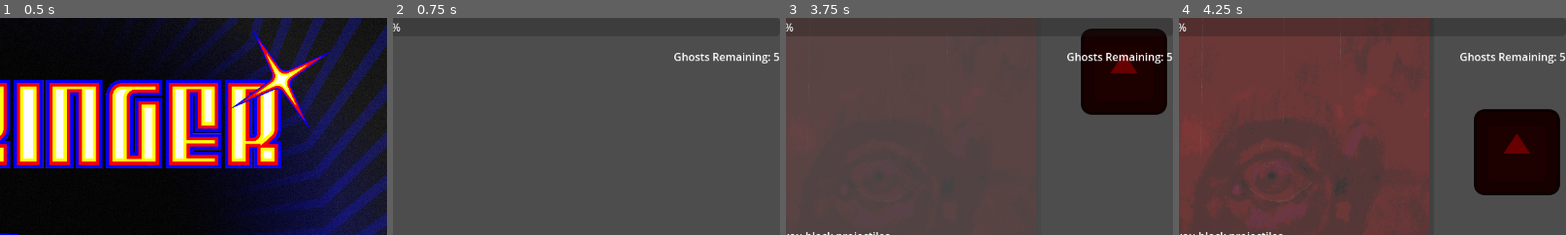
Above: before the commit, frames 1-4 (left to right).
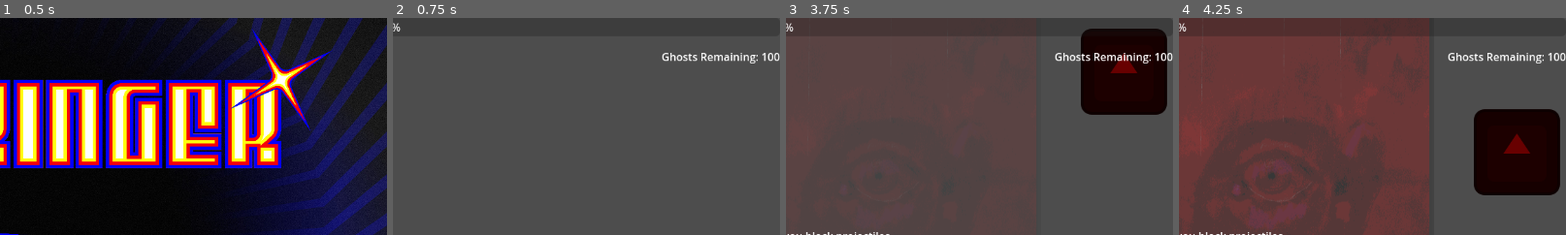
Above: after the commit, the same moments.

Repository: NovaTome/ntgamejam2025
Game: Godot game, scene res://Scenes/root.tscn
The game is run twice, just before and just after one commit, with the same random seed, the same clock (stepped at 60 frames per second) and the same inputs. The engine's default icon, where the game draws it, is replaced by a stand-in: a white triangle on a blue panel in a dark square.
Inputs (mouse positions are % of the whole screen's width and height, from its top left):
- Up to frame 1 (0.5 s): no input
- Up to frame 2 (0.75 s): click "Start" at 0.5 s
- Up to frame 3 (3.75 s): tap Enter at 1.25 s; move the mouse to (72, 45) at 1.27 s; hold D (right) 1.28-2.03 s; hold X (spawn) 1.28-2.03 s; move the mouse to (30, 55) at 2.02 s; hold S (down) 2.03-2.78 s; tap Space (fire) at 2.1, 3.5 s; tap X (spawn) at 2.3, 3.6 s; move the mouse to (60, 28) at 2.77 s; hold D (right) 2.78-3.53 s; hold X (spawn) 2.78-3.53 s; move the mouse to (45, 70) at 3.52 s; hold W (up) from 3.53 s (still down)
- Up to frame 4 (4.25 s): keep holding W (up)
The pictures show only the part of the screen within x 50-100%, y 0-50%; the shares and areas given below are measured in that part.

Frame 1 is identical in both runs. In frame 2, 0.8% of the frame differs, in the area x 69-100%, y 16-21%; in frame 3, 0.8%; in frame 4, 0.8%.

Commit message:
Ghost don't repeat til dead + add game const

Diff:
--- a/Scenes/UI/gui.tscn
+++ b/Scenes/UI/gui.tscn
@@ -52,7 +52,7 @@
 offset_top = 46.0
 offset_bottom = 69.0
 grow_horizontal = 0
-text = "Ghosts Remaining: 5"
+text = "Ghosts Remaining:"
 
 [connection signal="timeout" from="Timer" to="." method="_on_timer_timeout"]
 [connection signal="timeout" from="HintTimer" to="." method="_on_hint_timer_timeout"]
--- a/Scenes/main_game.tscn
+++ b/Scenes/main_game.tscn
@@ -6,6 +6,21 @@
 [ext_resource type="PackedScene" uid="uid://ciq371u7ni228" path="res://Scenes/UI/gui.tscn" id="4_18r40"]
 [ext_resource type="Script" uid="uid://dm305gi7va2nd" path="res://Scripts/Managers/bullet_manager.gd" id="5_6y7pd"]
 [ext_resource type="PackedScene" uid="uid://by48x72g25wal" path="res://Scenes/Entities/Enemies/boss_enemy.tscn" id="6_bb2iq"]
+
+[sub_resource type="Animation" id="Animation_73nn6"]
+length = 0.001
+tracks/0/type = "value"
+tracks/0/imported = false
+tracks/0/enabled = true
+tracks/0/path = NodePath(".:offset")
+tracks/0/interp = 1
+tracks/0/loop_wrap = true
+tracks/0/keys = {
+"times": PackedFloat32Array(0),
+"transitions": PackedFloat32Array(1),
+"update": 0,
+"values": [Vector2(0, 0)]
+}
 
 [sub_resource type="Animation" id="Animation_6y7pd"]
 resource_name = "camera_shake"
@@ -24,25 +39,37 @@
 "values": [Vector2(0, 0), Vector2(-15, 0), Vector2(15, 0), Vector2(0, 0)]
 }
 
-[sub_resource type="Animation" id="Animation_73nn6"]
+[sub_resource type="AnimationLibrary" id="AnimationLibrary_r0mdn"]
+_data = {
+&"RESET": SubResource("Animation_73nn6"),
+&"camera_shake": SubResource("Animation_6y7pd")
+}
+
+[sub_resource type="Animation" id="Animation_18r40"]
 length = 0.001
 tracks/0/type = "value"
 tracks/0/imported = false
 tracks/0/enabled = true
-tracks/0/path = NodePath(".:offset")
+tracks/0/path = NodePath("SelfManagement:process_mode")
 tracks/0/interp = 1
 tracks/0/loop_wrap = true
 tracks/0/keys = {
 "times": PackedFloat32Array(0),
 "transitions": PackedFloat32Array(1),
-"update": 0,
-"values": [Vector2(0, 0)]
+"update": 1,
+"values": [4]
 }
-
-[sub_resource type="AnimationLibrary" id="AnimationLibrary_r0mdn"]
-_data = {
-&"RESET": SubResource("Animation_73nn6"),
-&"camera_shake": SubResource("Animation_6y7pd")
+tracks/1/type = "value"
+tracks/1/imported = false
+tracks/1/enabled = true
+tracks/1/path = NodePath("Camera2D:enabled")
+tracks/1/interp = 1
+tracks/1/loop_wrap = true
+tracks/1/keys = {
+"times": PackedFloat32Array(0),
+"transitions": PackedFloat32Array(1),
+"update": 1,
+"values": [true]
 }
 
 [sub_resource type="Animation" id="Animation_bb2iq"]
@@ -81,33 +108,6 @@
 tracks/2/keys = {
 "clips": PackedStringArray("camera_shake", "[stop]"),
 "times": PackedFloat32Array(0.5, 2.5)
-}
-
-[sub_resource type="Animation" id="Animation_18r40"]
-length = 0.001
-tracks/0/type = "value"
-tracks/0/imported = false
-tracks/0/enabled = true
-tracks/0/path = NodePath("SelfManagement:process_mode")
-tracks/0/interp = 1
-tracks/0/loop_wrap = true
-tracks/0/keys = {
-"times": PackedFloat32Array(0),
-"transitions": PackedFloat32Array(1),
-"update": 1,
-"values": [4]
-}
-tracks/1/type = "value"
-tracks/1/imported = false
-tracks/1/enabled = true
-tracks/1/path = NodePath("Camera2D:enabled")
-tracks/1/interp = 1
-tracks/1/loop_wrap = true
-tracks/1/keys = {
-"times": PackedFloat32Array(0),
-"transitions": PackedFloat32Array(1),
-"update": 1,
-"values": [true]
 }
 
 [sub_resource type="AnimationLibrary" id="AnimationLibrary_18r40"]
--- /dev/null
+++ b/Scripts/Autoloads/game_constants.gd
@@ -0,0 +1,4 @@
+# Defines Global Constants
+extends Node
+
+const STARTING_MAX_GHOSTS = 100
--- a/Scripts/Entities/ghost.gd
+++ b/Scripts/Entities/ghost.gd
@@ -10,6 +10,7 @@
 @onready var command_node: CommandNode = $CommandNode
 @onready var death_timer: Timer = $DeathTimer
 @onready var bullet_source = $BulletSource
+@onready var collision_shape_2d: CollisionShape2D = $CollisionShape2D
 
 var startingLocation:Vector2
 
@@ -23,7 +24,19 @@
 var currentTicks:int = 0
 var secondsAlive:int = 0
 
+var active: bool = true:
+	get:
+		return active
+	set(value):
+		visible = value
+		active = value
+		var deferred_set_collision = func():
+			collision_shape_2d.disabled = !value
+		deferred_set_collision.call_deferred()
+
+
 func _ready() -> void:
+	active = true
 	startingLocation = global_position
 	command_node.bullet_source = bullet_source
 	sprite_2d.self_modulate.a = 0.5 #Make ghost transparent :3
@@ -35,11 +48,15 @@
 func _process(delta: float) -> void:
 	movement_direction = Vector2.ZERO
 	if not death_timer.is_stopped(): return
+	if not active: return
 	if commands.size() == 0 and oldCommands.size() == 0: #Idk why this is happening
 		died.emit()
 		queue_free()
 		return
+
 	var currentCommand:Command = commands.front()
+	if currentCommand == null: return
+
 	if currentTicks < currentCommand.endTick: #Check if the top command should still be running
 		command_node.processCommand(currentCommand)
 
@@ -61,6 +78,7 @@
 	oldCommands.clear()
 	currentTicks = 0
 	secondsAlive = 0
+	active = true
 	for c:Command in commands.filter(func(a:Command): return a.singleUse):
 		c.singleUse = false
 
@@ -70,7 +88,8 @@
 
 
 func _on_death_timer_timeout() -> void:
-	reload()
+	#reload()
+	active = false
 
 
 func _on_life_timer_timeout() -> void:
--- a/Scripts/Managers/self_management.gd
+++ b/Scripts/Managers/self_management.gd
@@ -19,7 +19,7 @@
 var currentRotation:float = 0:set=_set_current_rotation #Player's current rotation
 
 var tutorialWaves:int = 0
-var ghostsRemaining:int = 5:set=_set_ghost_count
+var ghostsRemaining:int = GameConstants.STARTING_MAX_GHOSTS:set=_set_ghost_count
 
 func _ready() -> void:
 	currentRotation = player.rotation #Probably redundant but eh
@@ -67,7 +67,7 @@
 # Spawns a ghost with clone biography
 func spawn_ghost():
 	if bio.is_empty(): return
-	if ghostsRemaining == 0: # If you have more than 5 ghosts, it will remove the oldest one
+	if ghostsRemaining == 0: # If you have more than starting_max_ghosts ghosts, it will remove the oldest one
 		var firstGhost:Ghost = get_children().filter(func(a): return a is Ghost).front()
 		if firstGhost != null: firstGhost.queue_free()
 	else: ghostsRemaining-=1
@@ -104,7 +104,7 @@
 
 	player.deaths+=1
 	var allGhosts = get_children().filter(func(a): return a is Ghost)
-	ghostsRemaining = clampi(5-allGhosts.size(),0,5)
+	ghostsRemaining = clampi(GameConstants.STARTING_MAX_GHOSTS-allGhosts.size(),0,GameConstants.STARTING_MAX_GHOSTS)
 	for c in allGhosts:
 		if c is Ghost:
 			c.reload()
--- a/Scripts/UI/gui.gd
+++ b/Scripts/UI/gui.gd
@@ -7,6 +7,9 @@
 @onready var ghost_label: Label = $GhostLabel
 
 signal timerUp()
+
+func _ready():
+	ghost_label.text = "Ghosts Remaining: " + str(GameConstants.STARTING_MAX_GHOSTS)
 
 func _on_timer_timeout() -> void:
 	if not hint_timer.is_stopped(): return
--- a/project.godot
+++ b/project.godot
@@ -18,6 +18,7 @@
 
 [autoload]
 
+GameConstants="*res://Scripts/Autoloads/game_constants.gd"
 Managers="*res://Scripts/Autoloads/managers.gd"
 SignalBus="*res://Scripts/Autoloads/signal_bus.gd"
 
Not shown, added: Scripts/Autoloads/game_constants.gd.uid
